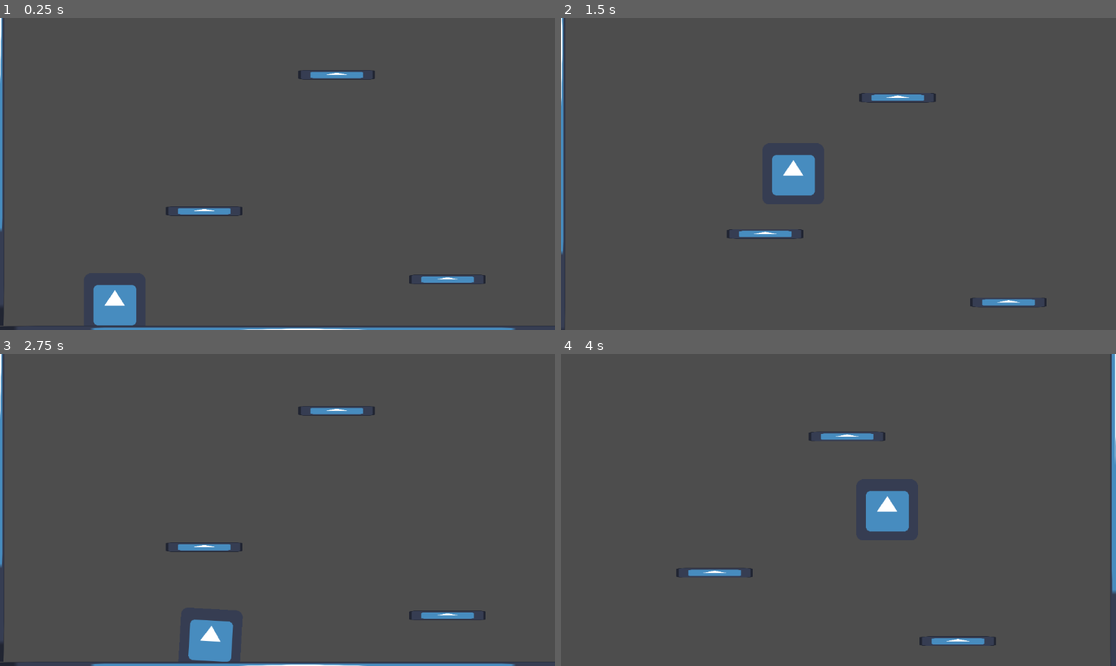
Above: before the commit, frames 1-4 (two rows, left to right).
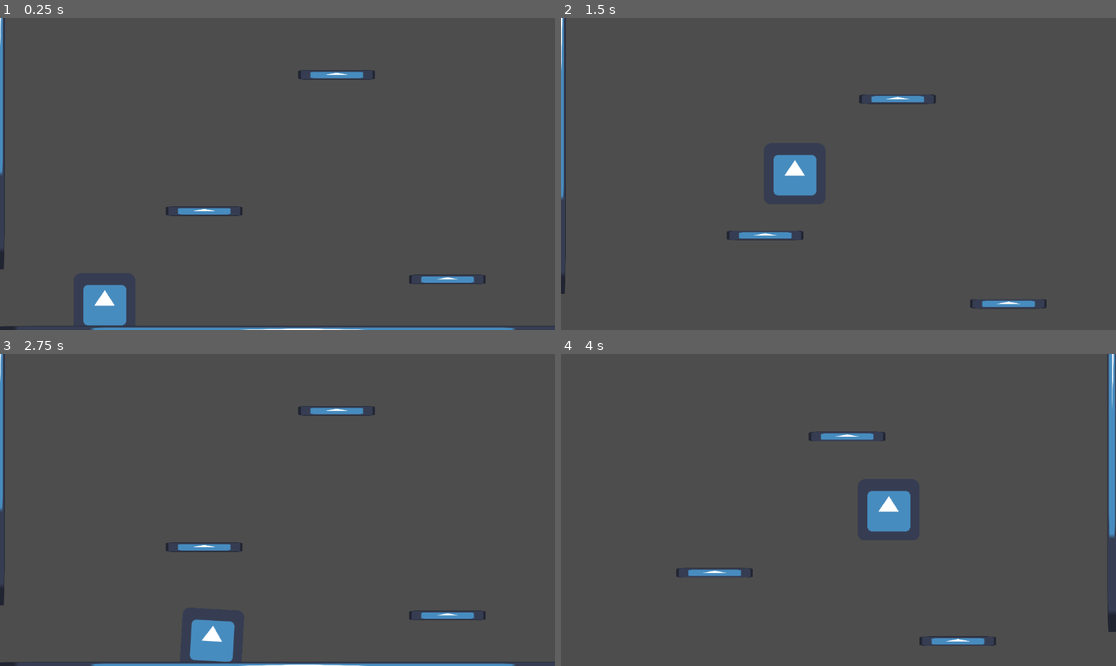
Above: after the commit, the same moments.

Repository: Gl13ch/testGame
Game: Godot game, scene res://LevelOne.tscn
Same seed, same stepped clock (60 frames per second), same inputs: the game is played once before the commit and once after it. This scene is started directly instead of the project's main scene. The engine's default icon, where the game draws it, is replaced by a stand-in: a white triangle on a blue panel in a dark square.
Inputs:
- Up to frame 1 (0.25 s): no input
- Up to frame 2 (1.5 s): tap Enter (ui_accept) at 0.5, 0.77 s; hold Right (ui_right) from 0.53 s (still down)
- Up to frame 3 (2.75 s): tap Enter (ui_accept) at 1.52 s; release Right (ui_right) at 2.03 s; hold Left (ui_left) from 2.03 s (still down)
- Up to frame 4 (4 s): release Left (ui_left) at 2.78 s; hold Right (ui_right) from 2.78 s (still down); tap Enter (ui_accept) at 3.02, 3.77 s

The runs differ from the first frame. In frame 1, 1.0% of the frame differs, in the area x 0-25%, y 0-99%; in frame 2, 1.0%, in the area x 0-88%, y 0-100%; in frame 3, 0.5%; in frame 4, 1.0%.

Commit message:
added teleports

Diff:
--- a/LevelOne.tscn
+++ b/LevelOne.tscn
@@ -1,9 +1,11 @@
-[gd_scene load_steps=8 format=3 uid="uid://dggwcevliepe3"]
+[gd_scene load_steps=10 format=3 uid="uid://dggwcevliepe3"]
 
 [ext_resource type="PackedScene" uid="uid://depdcntyt0g68" path="res://godot_the_robot.tscn" id="1_t2pxh"]
 [ext_resource type="Texture2D" uid="uid://b7jx6sm42gvou" path="res://icon.svg" id="2_t8xm5"]
 [ext_resource type="Script" path="res://GodotYellowCoin.gd" id="4_3d2sa"]
 [ext_resource type="Texture2D" uid="uid://dj6vyribngqnb" path="res://godotYellow.png" id="5_4vgos"]
+[ext_resource type="Script" path="res://Teleport1.gd" id="5_aehe6"]
+[ext_resource type="Script" path="res://Teleport2.gd" id="6_0tofh"]
 
 [sub_resource type="RectangleShape2D" id="RectangleShape2D_y12if"]
 size = Vector2(159, 20)
@@ -12,12 +14,13 @@
 radius = 48.0104
 
 [sub_resource type="RectangleShape2D" id="RectangleShape2D_0s77e"]
+size = Vector2(4.75, 114)
 
 [node name="LevelOne" type="Node2D"]
 position = Vector2(-1, 1)
 
 [node name="GodotTheRobot2" parent="." instance=ExtResource("1_t2pxh")]
-position = Vector2(182, 570)
+position = Vector2(161, 576)
 
 [node name="StaticBody2D" type="StaticBody2D" parent="."]
 position = Vector2(589, 637)
@@ -34,7 +37,7 @@
 texture = ExtResource("2_t8xm5")
 
 [node name="StaticBody2D6" type="StaticBody2D" parent="."]
-position = Vector2(1199, 8)
+position = Vector2(1193, -108)
 rotation = 1.5708
 scale = Vector2(8, 1)
 metadata/_edit_group_ = true
@@ -49,7 +52,7 @@
 texture = ExtResource("2_t8xm5")
 
 [node name="StaticBody2D7" type="StaticBody2D" parent="."]
-position = Vector2(-57, 7)
+position = Vector2(-56, -110)
 rotation = 1.5708
 scale = Vector2(8, 1)
 metadata/_edit_group_ = true
@@ -129,6 +132,22 @@
 shape = SubResource("CircleShape2D_l17g7")
 
 [node name="Teleport1" type="Area2D" parent="."]
+position = Vector2(-61, 567)
+script = ExtResource("5_aehe6")
+metadata/_edit_group_ = true
 
 [node name="CollisionShape2D" type="CollisionShape2D" parent="Teleport1"]
+position = Vector2(-3.625, 0)
 shape = SubResource("RectangleShape2D_0s77e")
+
+[node name="Teleport2" type="Area2D" parent="."]
+position = Vector2(1201, 568)
+script = ExtResource("6_0tofh")
+metadata/_edit_group_ = true
+
+[node name="CollisionShape2D" type="CollisionShape2D" parent="Teleport2"]
+position = Vector2(-0.25, 0)
+shape = SubResource("RectangleShape2D_0s77e")
+
+[connection signal="body_entered" from="Teleport1" to="Teleport1" method="_on_body_entered"]
+[connection signal="body_entered" from="Teleport2" to="Teleport2" method="_on_body_entered"]
--- /dev/null
+++ b/Teleport1.gd
@@ -0,0 +1,16 @@
+extends Area2D
+
+
+# Called when the node enters the scene tree for the first time.
+func _ready():
+	pass # Replace with function body.
+
+
+# Called every frame. 'delta' is the elapsed time since the previous frame.
+func _process(delta):
+	pass
+
+
+func _on_body_entered(body):
+	if body.is_in_group("Player"):
+		body.position = Vector2(1142,576)
--- /dev/null
+++ b/Teleport2.gd
@@ -0,0 +1,16 @@
+extends Area2D
+
+
+# Called when the node enters the scene tree for the first time.
+func _ready():
+	pass # Replace with function body.
+
+
+# Called every frame. 'delta' is the elapsed time since the previous frame.
+func _process(delta):
+	pass
+
+
+func _on_body_entered(body):
+	if body.is_in_group("Player"):
+		body.position = Vector2(13,576)
